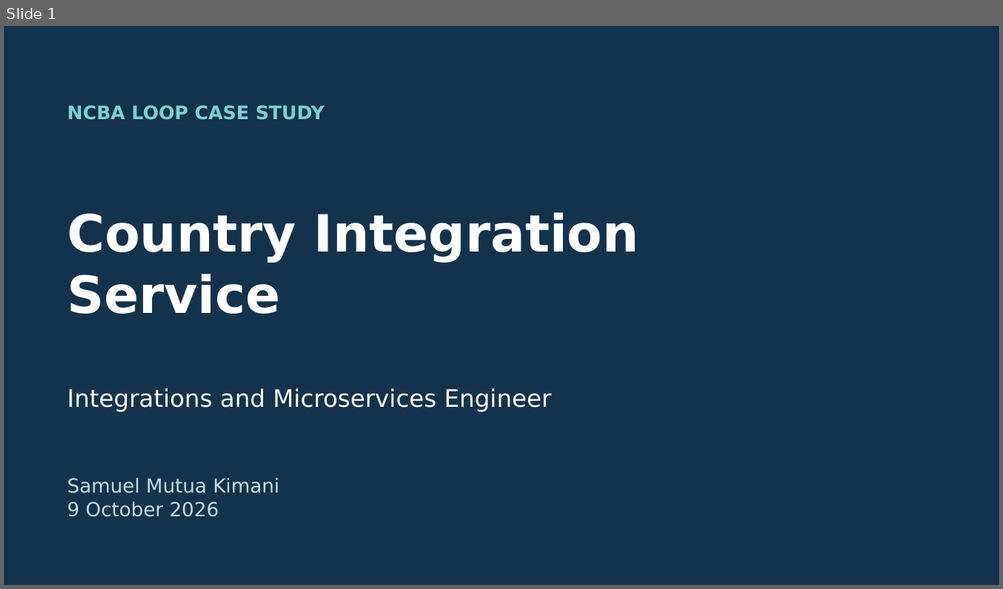
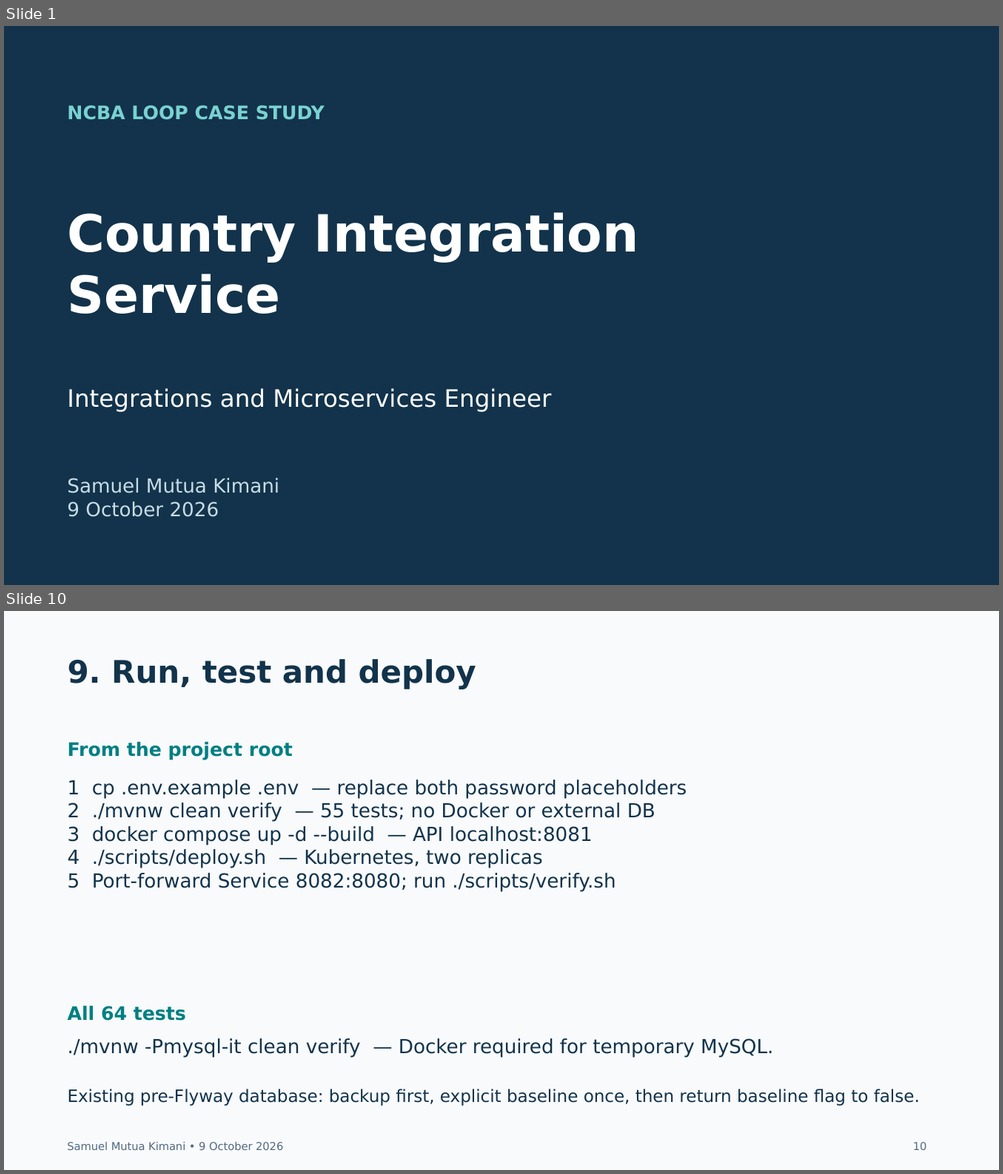
Before and after one commit to kimtour/country-integration-service, a slide deck: docs/submission/Case Study Submission – Integrations and Microservices Engineer – Samuel Mutua Kimani.pptx. Shown one above the other, each under a label of ours: slide 1 before the commit, slides 1 and 10 after it; the slides between them are not shown. The pictures are 1003x589 and 1003x1174 pixels, drawn with LibreOffice and Linux fonts; fonts in the diff are those of the drawing. Boxes give left, top, right and bottom in pixels: in the first picture for what was removed or moved away, otherwise in the second. Text is boxed around its words. In the diff, an @@ line names an element or a change of style, - is before the commit and + after.

```diff
--- a/docs/submission/Case Study Submission – Integrations and Microservices Engineer – Samuel Mutua Kimani.pptx
+++ b/docs/submission/Case Study Submission – Integrations and Microservices Engineer – Samuel Mutua Kimani.pptx
@@ slide 10 added at [4,611,999,1170], background #F8FAFC @@
@@ text added at [68,659,476,689], 30 pt, text #12334B, bold @@
+9. Run, test and deploy
@@ text added at [68,742,293,760], 18 pt, text #007F82, bold @@
+From the project root
@@ text added at [68,780,686,891], 18.8 pt, text #12334B @@
+1 cp .env.example .env — replace both password placeholders
+2 ./mvnw clean verify — 55 tests; no Docker or external DB
+3 docker compose up -d --build — API localhost:8081
+4 ./scripts/deploy.sh — Kubernetes, two replicas
+5 Port-forward Service 8082:8080; run ./scripts/verify.sh
@@ text added at [68,1006,186,1021], 18 pt, text #007F82, bold @@
+All 64 tests
@@ text added at [68,1039,773,1057], 18.8 pt, text #12334B @@
+./mvnw -Pmysql-it clean verify — Docker required for temporary MySQL.
@@ text added at [68,1089,919,1106], 16.5 pt, text #12334B @@
+Existing pre-Flyway database: backup first, explicit baseline once, then return baseline flag to false.
@@ text added at [67,1142,283,1150], 10.5 pt, text #526A80 @@
+Samuel Mutua Kimani • 9 October 2026
@@ text added at [913,1142,927,1150], 10.5 pt, text #526A80 @@
+10
```
Also in this commit, not shown: 16 other slides added, 12 slides removed, 48 other files.
